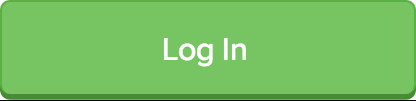
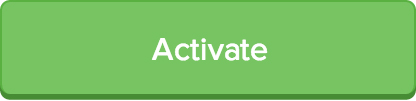
Before/after of a 416 x 101 layered artwork. What changed in the layer stack:
hid "Layer 1" over (x1=151, y1=32, x2=272, y2=67)
painted on "Background" over (x1=0, y1=100, x2=416, y2=101)
